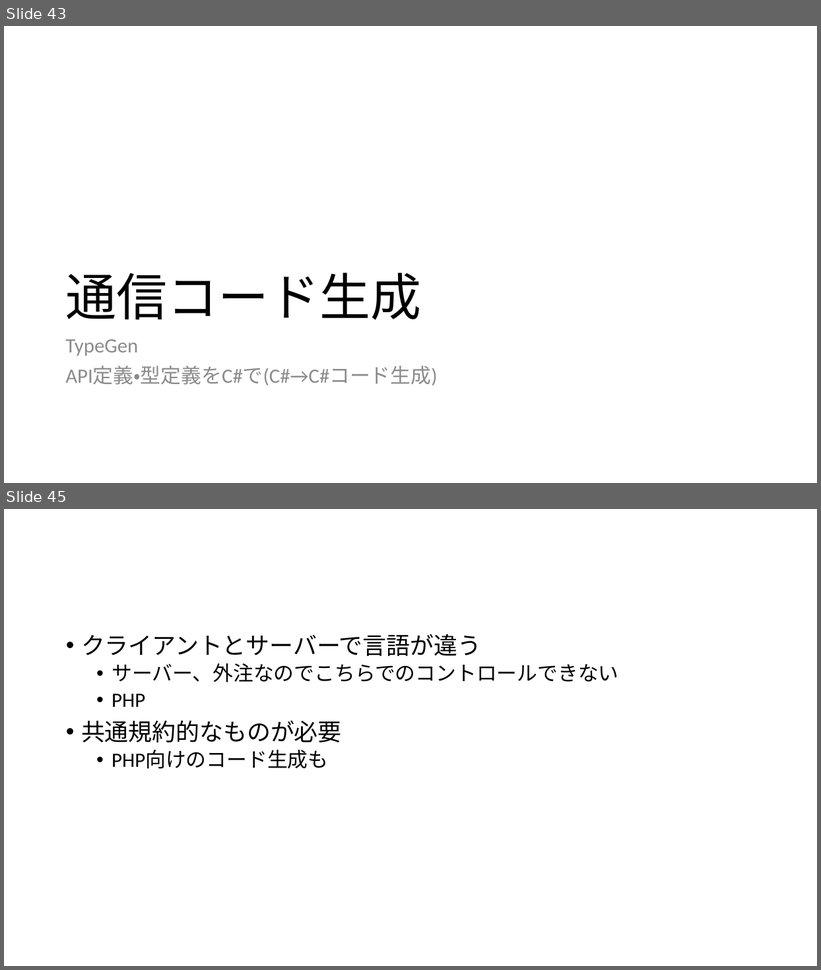
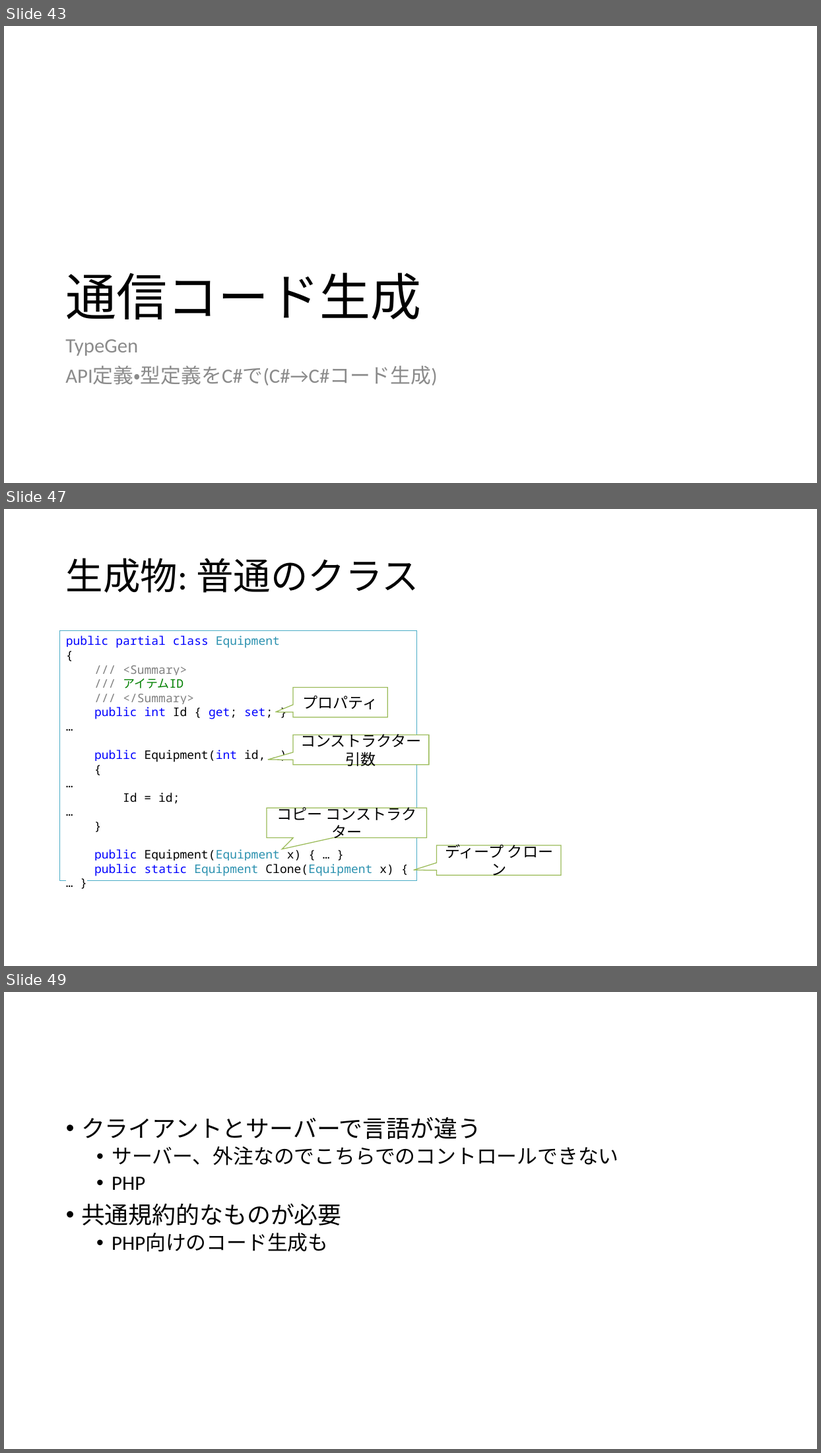
Before and after one commit to ppcuni/UnityCsharp20150321, a slide deck: doc/自社フレームワーク.pptx. Shown one above the other, each under a label of ours: slides 43 and 45 before the commit, slides 43, 47 and 49 after it; the slides between them are not shown. The pictures are 821x970 and 821x1453 pixels, drawn with LibreOffice and Linux fonts; fonts in the diff are those of the drawing. Boxes give left, top, right and bottom in pixels: in the first picture for what was removed or moved away, otherwise in the second. Text is boxed around its words. In the diff, an @@ line names an element or a change of style, - is before the commit and + after.

Commit message:
コード生成 途中

```diff
--- a/doc/自社フレームワーク.pptx
+++ b/doc/自社フレームワーク.pptx
@@ slide 47 added at <box>4,509,817,966</box>, background #FFFFFF @@
@@ title added at <box>66,558,419,593</box>, 44 pt, text #000000 @@
+生成物: 普通のクラス
@@ rectangle added at <box>60,631,417,882</box>, fill #FFFFFF, outline #4BACC6 1 pt, 14 pt, text #0000FF @@
+public partial class Equipment
+{
+/// <Summary>
+/// アイテムID
+/// </Summary>
+public int Id { get; set; }
+…
+public Equipment(int id, …)
+{
+…
+Id = id;
+…
+}
+public Equipment(Equipment x) { … }
+public static Equipment Clone(Equipment x) { … }
@@ speech box added at <box>293,688,387,718</box>, fill #FFFFFF, outline #9BBB59 1 pt, 18 pt, text #000000 @@
+プロパティ
@@ speech box added at <box>293,735,429,765</box>, fill #FFFFFF, outline #9BBB59 1 pt, 18 pt, text #000000 @@
+コンストラクター引数
@@ speech box added at <box>267,809,427,838</box>, fill #FFFFFF, outline #9BBB59 1 pt, 18 pt, text #000000 @@
+コピー コンストラクター
@@ speech box added at <box>436,846,561,875</box>, fill #FFFFFF, outline #9BBB59 1 pt, 18 pt, text #000000 @@
+ディープ クローン
@@ what was slide 45 is now slide 49 @@
```
Also in this commit, not shown: 1 slide changed, 5 other slides added.
